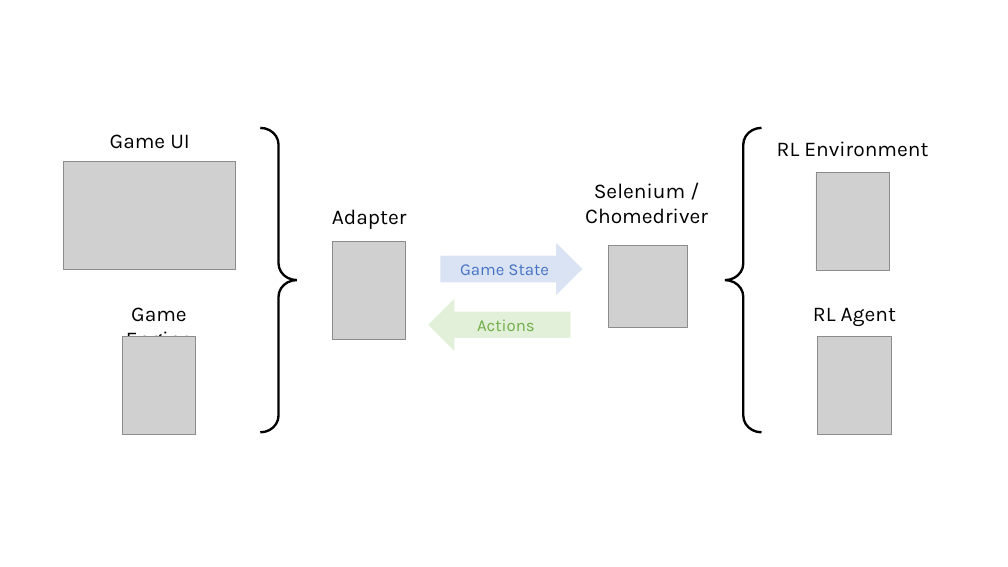
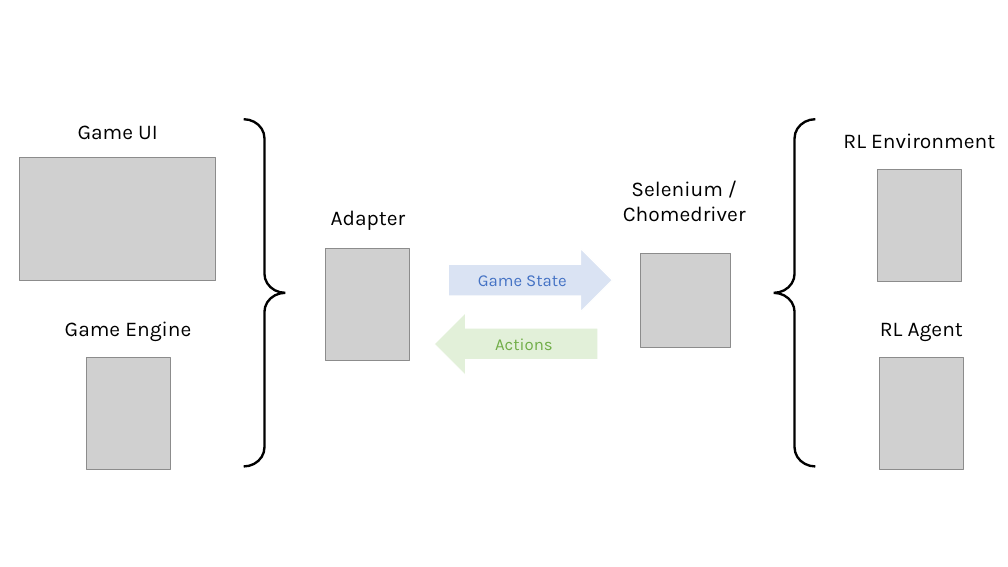
Before and after one commit to Wesleyliao/QWOP-RL, a slide deck: slide 2 of img/diagrams.pptx. Drawn at 1008x567 pixels with LibreOffice and Linux fonts; fonts in the diff are those of the drawing; grey boxes stand for pictures. Boxes give left, top, right and bottom in pixels: in the first picture for what was removed or moved away, otherwise in the second. Text is boxed around its words. In the diff, an @@ line names an element or a change of style, - is before the commit and + after.

```diff
--- a/img/diagrams.pptx
+++ b/img/diagrams.pptx
@@ text "Game UI" moved from (x1=110, y1=134, x2=190, y2=149) to (x1=78, y1=125, x2=158, y2=140) @@
@@ right brace resized from (x1=260, y1=128, x2=296, y2=433) to (x1=243, y1=119, x2=285, y2=467) @@
@@ right brace resized from (x1=725, y1=128, x2=761, y2=433) to (x1=774, y1=119, x2=816, y2=467) @@
@@ text "RL Environment" moved from (x1=777, y1=141, x2=928, y2=157) to (x1=843, y1=133, x2=995, y2=149) @@
@@ picture resized from (x1=64, y1=161, x2=236, y2=269) to (x1=20, y1=157, x2=216, y2=281) @@
@@ text "Selenium / Chomedriver" moved from (x1=585, y1=183, x2=708, y2=224) to (x1=623, y1=181, x2=746, y2=222) @@
@@ picture resized from (x1=816, y1=172, x2=889, y2=271) to (x1=878, y1=169, x2=962, y2=281) @@
@@ picture resized from (x1=332, y1=241, x2=405, y2=340) to (x1=326, y1=249, x2=410, y2=361) @@
@@ right arrow "Game State" resized from (x1=440, y1=241, x2=584, y2=296) to (x1=448, y1=249, x2=613, y2=312) @@
@@ picture resized from (x1=609, y1=245, x2=687, y2=327) to (x1=641, y1=253, x2=731, y2=347) @@
@@ text "Game Engine" rewrapped from (x1=126, y1=307, x2=192, y2=337) to (x1=65, y1=321, x2=191, y2=341) @@
@@ right arrow "Actions" resized from (x1=427, y1=297, x2=571, y2=352) to (x1=434, y1=312, x2=598, y2=375) @@
@@ text "RL Agent" moved from (x1=813, y1=307, x2=896, y2=326) to (x1=880, y1=322, x2=963, y2=341) @@
@@ picture resized from (x1=123, y1=337, x2=196, y2=435) to (x1=86, y1=358, x2=170, y2=470) @@
@@ picture resized from (x1=818, y1=337, x2=892, y2=435) to (x1=879, y1=358, x2=963, y2=470) @@
```
Also in this commit, not shown: 1 other slide changed, 21 slides added, 1 slide removed.
